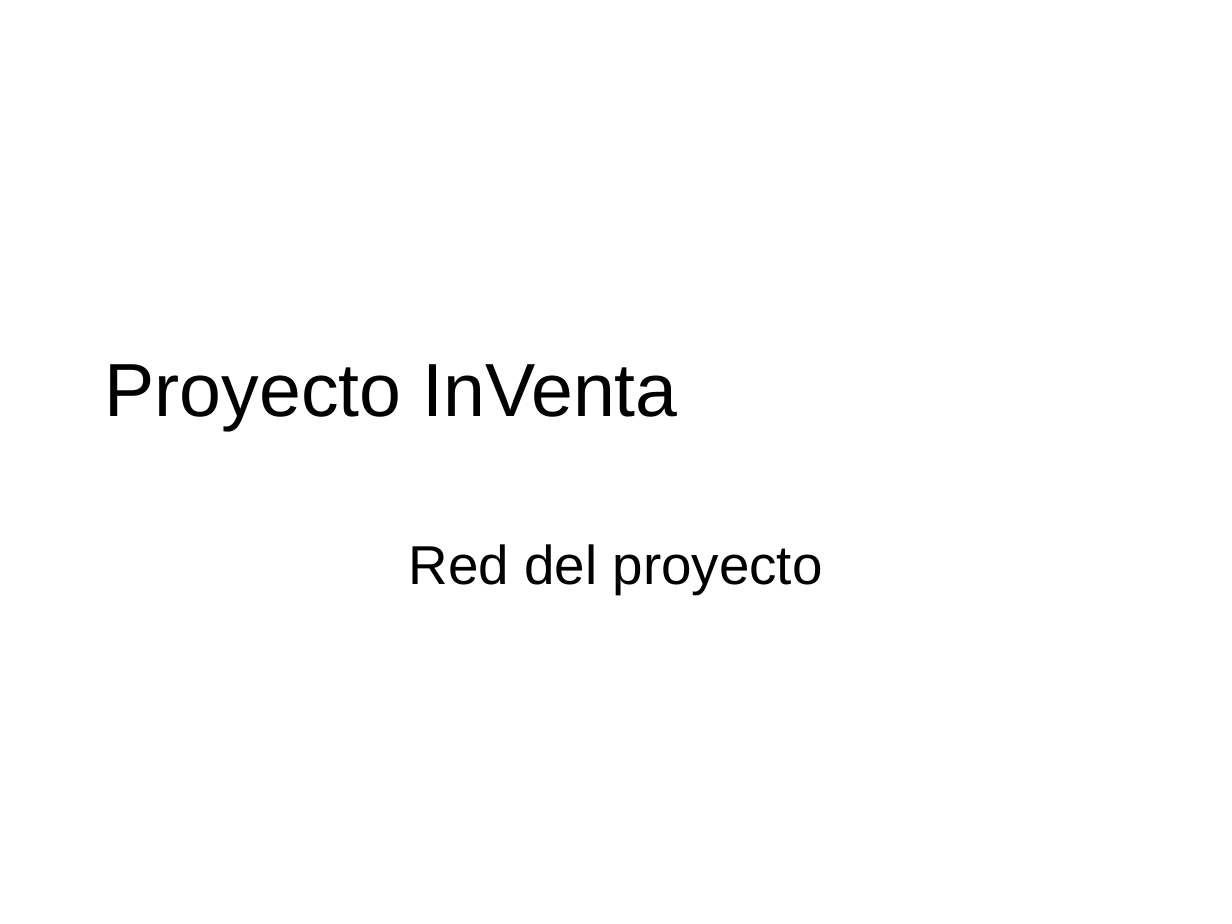
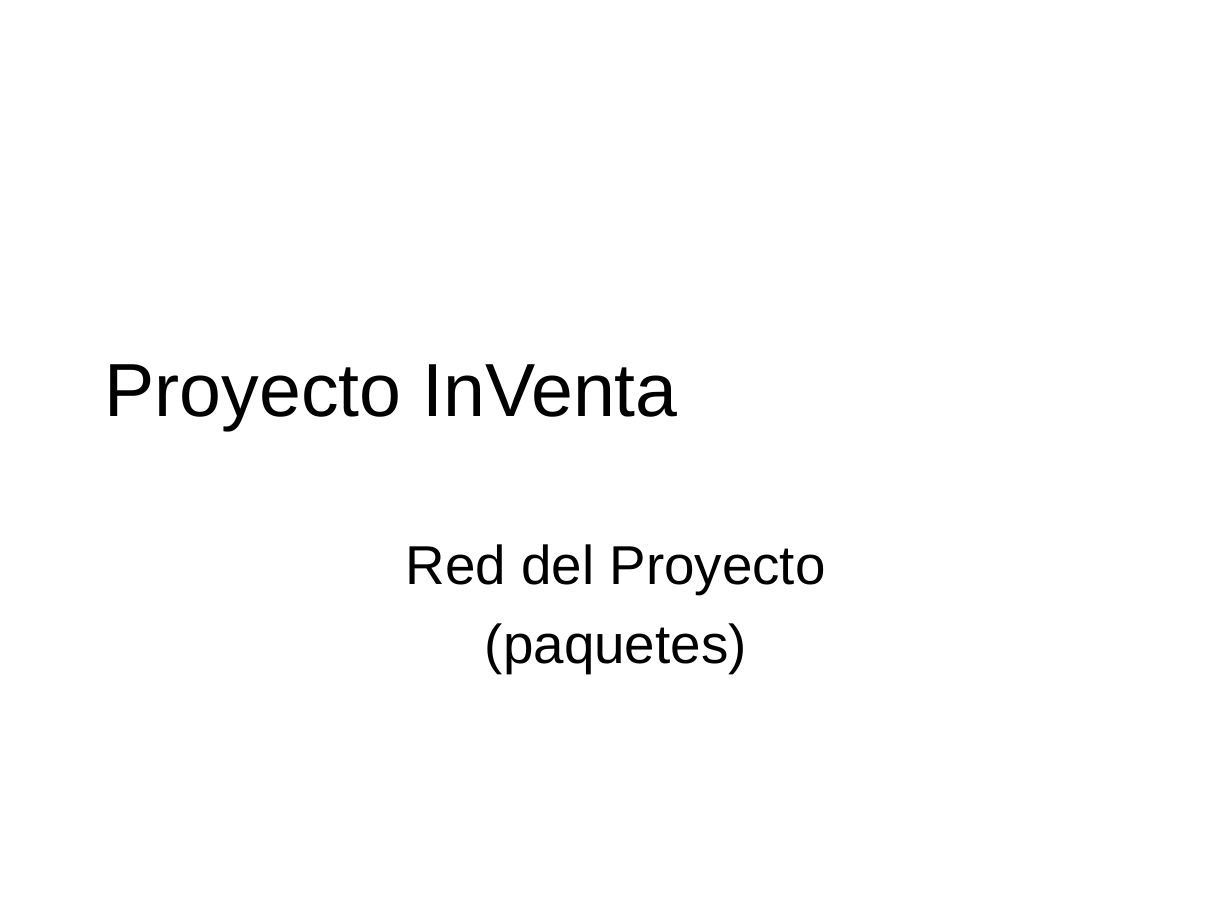
Before and after one commit to ebenites/gpy031, a slide deck: slide 1 of Sesion 3/POS_Red del proyecto_v1_0.ppt. Drawn at 1232x924 pixels with LibreOffice and Linux fonts; fonts in the diff are those of the drawing. Boxes give left, top, right and bottom in pixels: in the first picture for what was removed or moved away, otherwise in the second. Text is boxed around its words. In the diff, an @@ line names an element or a change of style, - is before the commit and + after.

Commit message:
red del proyecto completa

```diff
--- a/Sesion 3/POS_Red del proyecto_v1_0.ppt
+++ b/Sesion 3/POS_Red del proyecto_v1_0.ppt
@@ subtitle at (406,544,826,673): text changed @@
-Red del proyecto
+Red del Proyecto
+(paquetes)
```
Also in this commit, not shown: 4 other slides changed, 7 slides removed, 1 other file.
